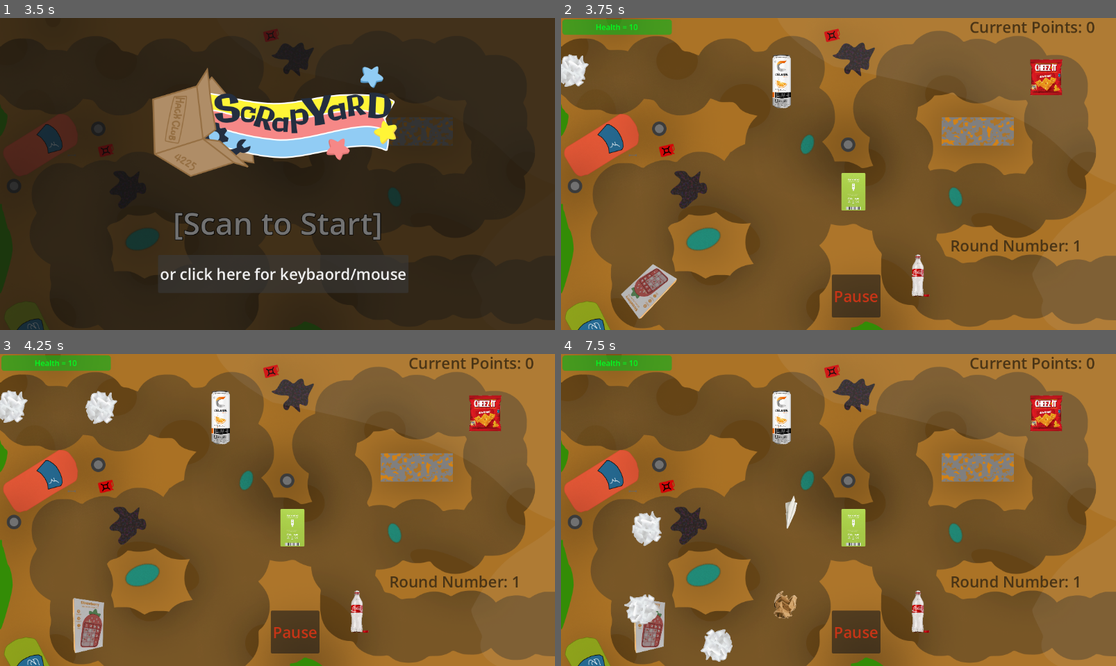
Above: before the commit, frames 1-4 (two rows, left to right).
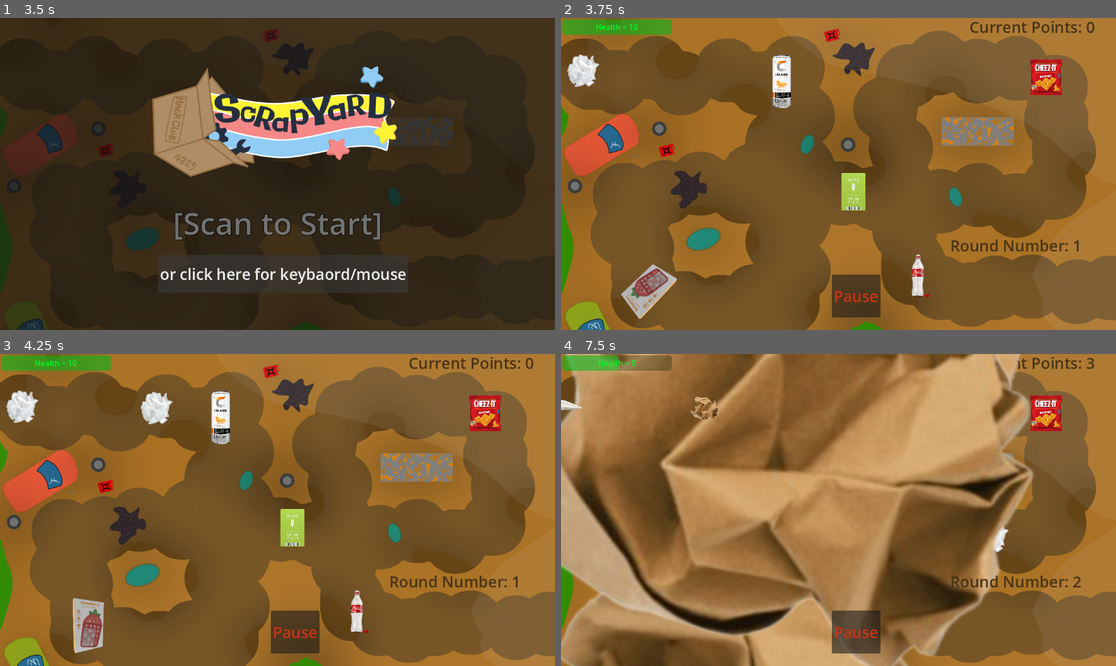
Above: after the commit, the same moments.

Repository: Nils1024/campfire-flagship
Game: Godot game, scene res://main_menu.tscn
Two runs of this game, one before a commit and one after it. Both use one fixed random seed, a clock stepped at 60 frames per second and the inputs below.
Inputs:
- Up to frame 1 (3.5 s): click "or click here for keybaord/mo…" at 0.5 s; click "or click here for keybaord/mo…" at 1.25 s; click "or click here for keybaord/mo…" at 2 s; tap Enter at 2.75 s; tap E at 2.85 s
- Up to frame 2 (3.75 s): tap Space at 3.5 s; tap C at 3.6 s
- Up to frame 3 (4.25 s): no input
- Up to frame 4 (7.5 s): tap one key every 0.75 s from 4.35 s: G U M Enter Keypad Enter

Frame 1 is identical in both runs. In frame 2, 0.4% of the frame differs, in the area x 0-7%, y 11-23%; in frame 3, 1.3%; in frame 4, 63%, in the area x 0-97%, y 0-100%.

Commit message:
Nerf????
Limited the scale of the trash to 3.0.

Diff:
--- a/Scripts/GlobalData.gd
+++ b/Scripts/GlobalData.gd
@@ -25,9 +25,9 @@
 	mutation_chance += 6
 
 func reset_variables():
-	mutation_chance = 4
+	mutation_chance = 100#4
 	scale_increase = .25
-	max_scale = 1.0
+	max_scale = 20#1.0
 	min_scale = max_scale + scale_increase
 	roundnum = 1
 	spawn_amount = 5
--- a/Scripts/level_system.gd
+++ b/Scripts/level_system.gd
@@ -28,7 +28,7 @@
 			var mutation = GlobalData.mutations.pick_random()
 			match mutation:
 				"SPEED":
-					animation_player.speed_scale *= 2
+					animation_player.speed_scale *= 1.5
 				"HEALTH":
 					var scale = [GlobalData.min_scale,GlobalData.max_scale].pick_random()
 					enemy.scale *= scale
